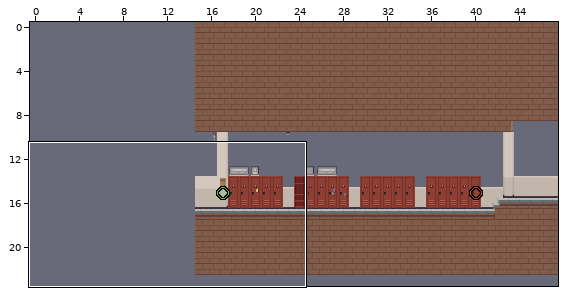
Two states of a LDtk project, public/assets/ldtk/map.ldtk. Above: a wide view before the commit, with the close-up outlined.
Close-up. Before the edit:
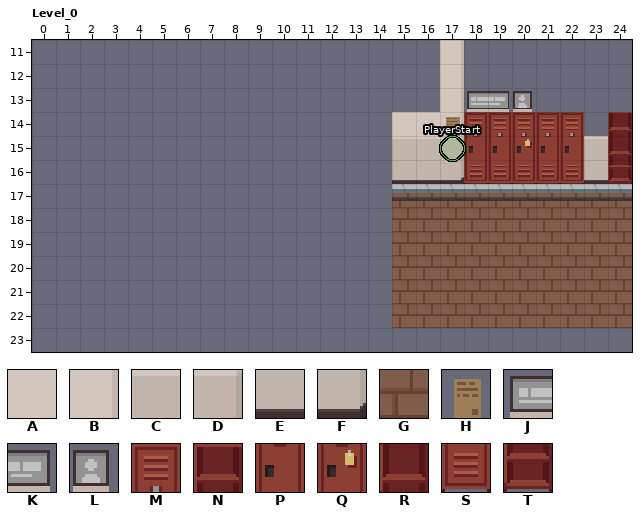
Cells are 16x16 px. Shown: Level_0 x 0..24, y 11..23. The commit also changed other parts of the map, which this record leaves out. The old version is drawn lined up with the new one. Not drawn, because the pictures are missing: unchanged layer "BG1".
Key: from "BG1": A 0; from "BG2": B 2, C 8, D 9, E 15, F 16; from "IntGrid_Ground": G 1 "ground"; from "Obj": H 19, J 102, K 103, L 104, M 133, N 137, P 149, Q 150, R 153, S 165, T 169.
_ is an empty cell, # one hidden under a higher layer.
Layers that did not change in this view are not listed.
Layer "BG2" before, first column x 0:
11 _________________B_______
12 _________________B_______
13 _________________B_______
14 _______________AAB_______
15 _______________CCD#####C#
16 _______________EEFEEEEEEE
17 _________________________
18 _________________________
19 _________________________
20 _________________________
21 _________________________
22 _________________________
23 _________________________
Layer "Obj" before, first column x 0:
11 _________________________
12 _________________________
13 __________________JKL____
14 _________________HMMMMM_N
15 __________________PPQPP_R
16 __________________SSSSS_T
17 _________________________
18 _________________________
19 _________________________
20 _________________________
21 _________________________
22 _________________________
23 _________________________
Layer "IntGrid_Ground" before, first column x 0:
11 _________________________
12 _________________________
13 _________________________
14 _________________________
15 _________________________
16 _________________________
17 _______________GGGGGGGGGG
18 _______________GGGGGGGGGG
19 _______________GGGGGGGGGG
20 _______________GGGGGGGGGG
21 _______________GGGGGGGGGG
22 _______________GGGGGGGGGG
23 _________________________
And afterwards:
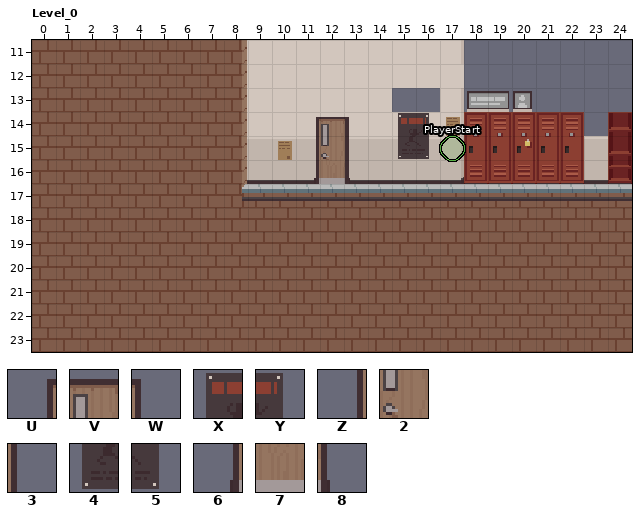
Further tiles: from "Obj": U 42, V 43, W 44, X 51, Y 52, Z 58, 2 59, 3 60, 4 67, 5 68, 6 74, 7 75, 8 76.
Edits made:
Changed rows in their new state; . is an unchanged cell.
map size 33x23 -> 48x24 cells (old content now starts at 15,0; both pictures use the new coordinates)
Layer "BG2":
first column x 2:
11 ......AAAAAAAAA
12 AAAAAAAAAAAAAAA
13 ...AAAAAAAAAA..
14 .....AAAAAAAA..
15 .....CCCCC.CC..
16 .....EEEEE.EE..
Layer "Obj":
first column x 10:
14 .UVW.XY
15 HZ23.45
16 .678...
Layer "IntGrid_Ground":
first column x 0:
11 GGGGGGGGG................
12 GGGGGGGGG................
13 GGGGGGGGG................
14 GGGGGGGGG................
15 GGGGGGGGG................
16 GGGGGGGGG................
17 GGGGGGGGGGGGGGG..........
18 GGGGGGGGGGGGGGG..........
19 GGGGGGGGGGGGGGG..........
20 GGGGGGGGGGGGGGG..........
21 GGGGGGGGGGGGGGG..........
22 GGGGGGGGGGGGGGG..........
23 GGGGGGGGGGGGGGGGGGGGGGGGG
